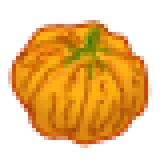
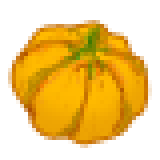
Two versions of the same layered image (160 x 160). Layer-by-layer changes:
painted on "Слой 1" over [20, 28, 148, 140]
"Слой 2": opacity 39% → 19% over [8, 20, 152, 148]
painted on "Фигура 3" over [8, 20, 152, 148]
